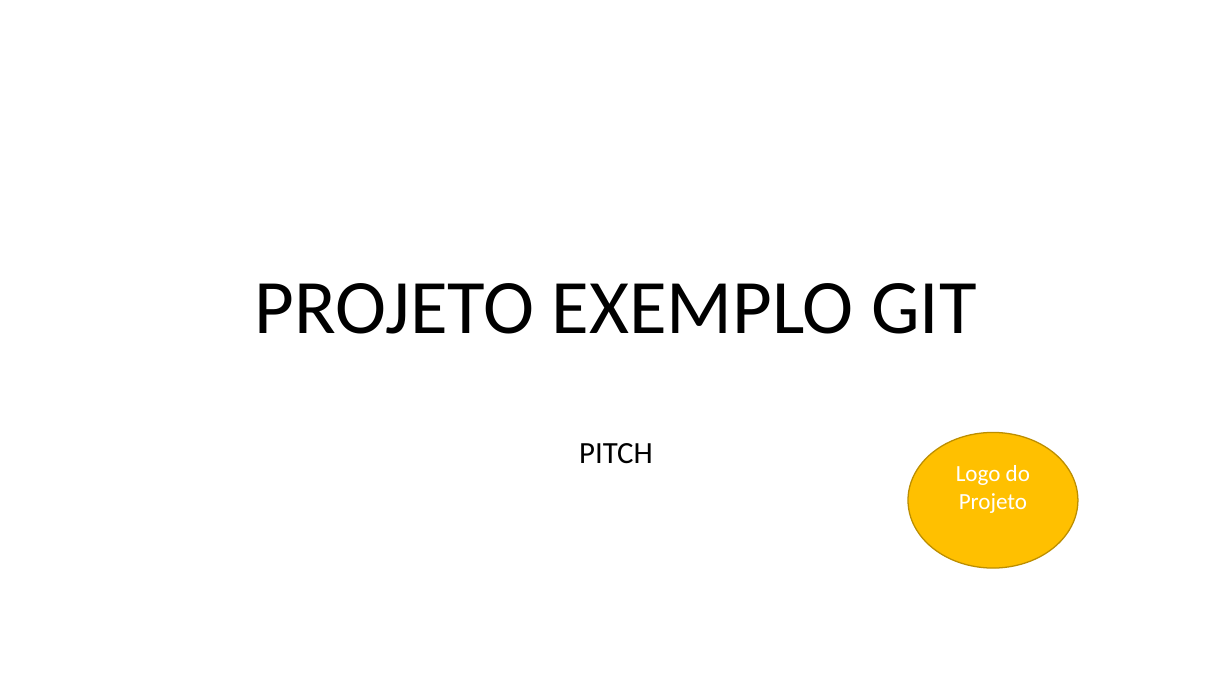
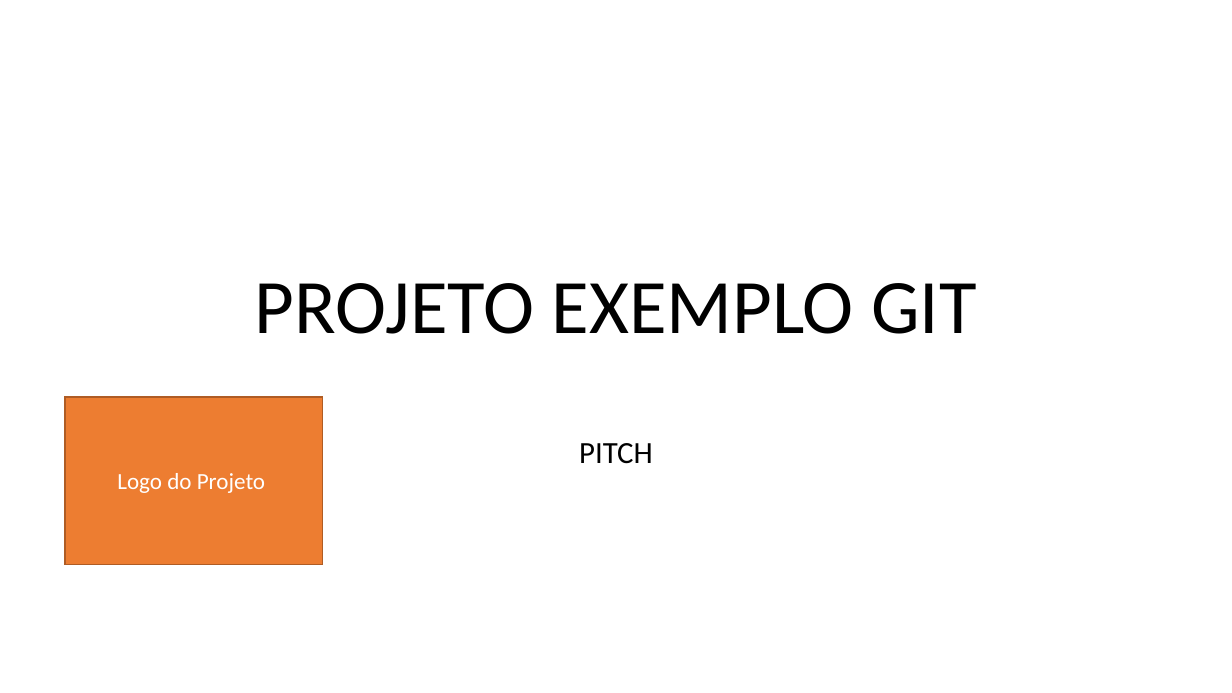
Before and after one commit to MuriloMach/2TDSPJ-QA-2024, a slide deck: slide 1 of PastaDocumentos/PITCH.pptx. Drawn at 1232x693 pixels with LibreOffice and Linux fonts; fonts in the diff are those of the drawing. Boxes give left, top, right and bottom in pixels: in the first picture for what was removed or moved away, otherwise in the second. Text is boxed around its words. In the diff, an @@ line names an element or a change of style, - is before the commit and + after.

Commit message:
Correção do PITCH versão final - ajuste do LOGO

```diff
--- a/PastaDocumentos/PITCH.pptx
+++ b/PastaDocumentos/PITCH.pptx
@@ rectangle "Logo do Projeto": place and size @@
-rectangle "Logo do Projeto" at (909, 433, 1079, 568)
+rectangle "Logo do Projeto" at (65, 397, 323, 565)
@@ rectangle "Logo do Projeto" at (65, 397, 323, 565): ellipse to rectangle; fill #FFC000 to #ED7D31; outline #BD8E00 1 pt to #AF5C24 1 pt @@
```
